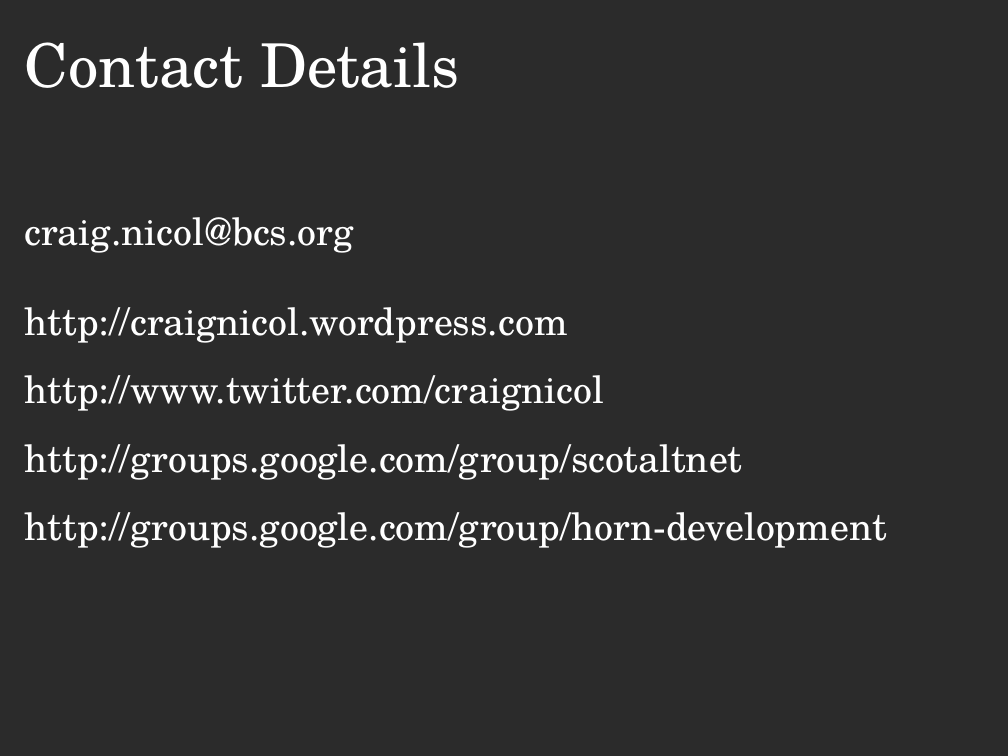
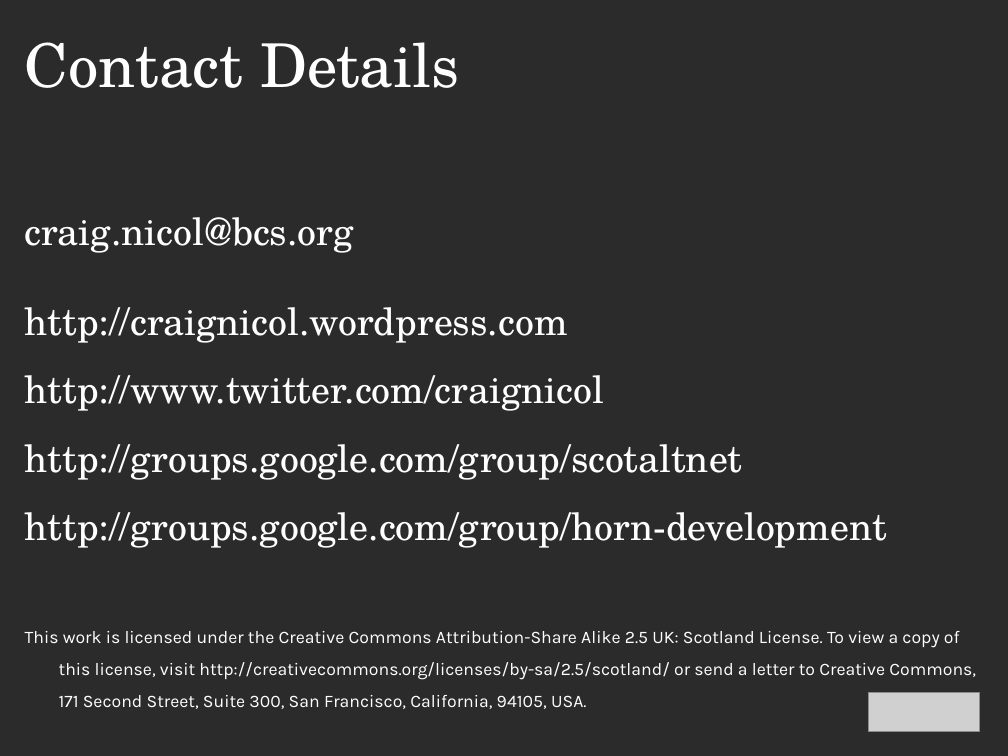
Before and after one commit to craignicol/scotaltdotnet, a slide deck: slide 18 of tdd-i-dont-have-time/TDD-I-dont-have-time.ppt (slide 17 before the commit). Drawn at 1008x756 pixels with LibreOffice and Linux fonts; fonts in the diff are those of the drawing; grey boxes stand for pictures; background and template pictures are left out; a plain dark background stands for a picture behind light text. Boxes give left, top, right and bottom in pixels: in the first picture for what was removed or moved away, otherwise in the second. Text is boxed around its words. In the diff, an @@ line names an element or a change of style, - is before the commit and + after.

```diff
--- a/tdd-i-dont-have-time/TDD-I-dont-have-time.ppt
+++ b/tdd-i-dont-have-time/TDD-I-dont-have-time.ppt
@@ text at (25, 631, 976, 709): paragraph added @@
+This work is licensed under the Creative Commons Attribution-Share Alike 2.5 UK: Scotland License. To view a copy of this license, visit http://creativecommons.org/licenses/by-sa/2.5/scotland/ or send a letter to Creative Commons, 171 Second Street, Suite 300, San Francisco, California, 94105, USA.
@@ picture added at (868, 692, 979, 731) @@
```
Also in this commit, not shown: 1 slide added.
